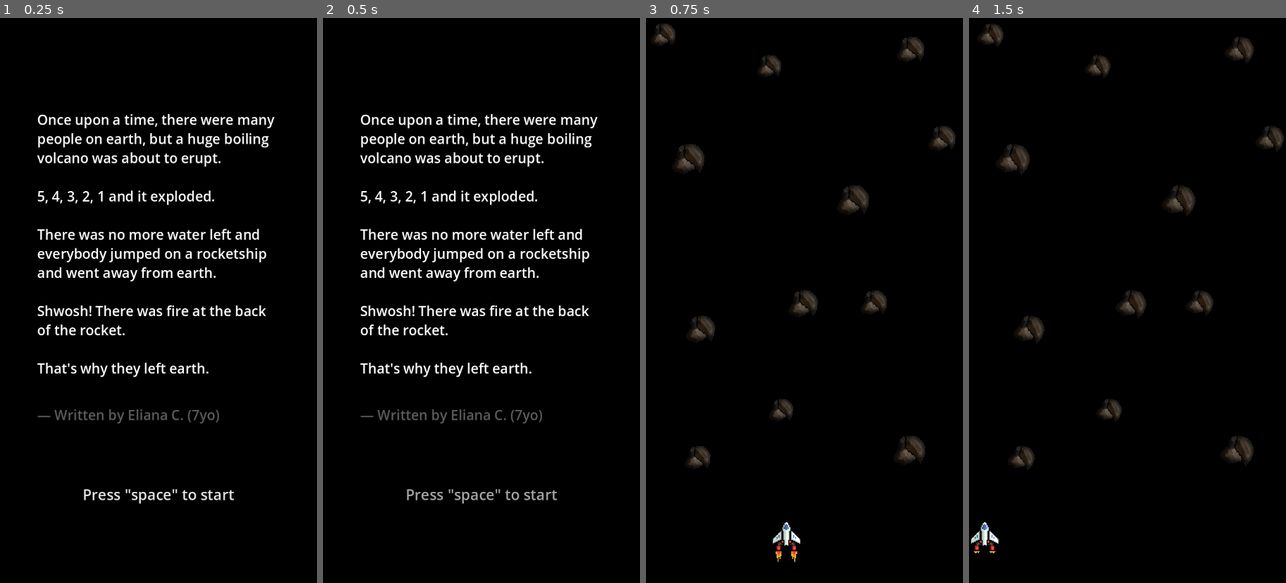
Above: before the commit, frames 1-4 (left to right).
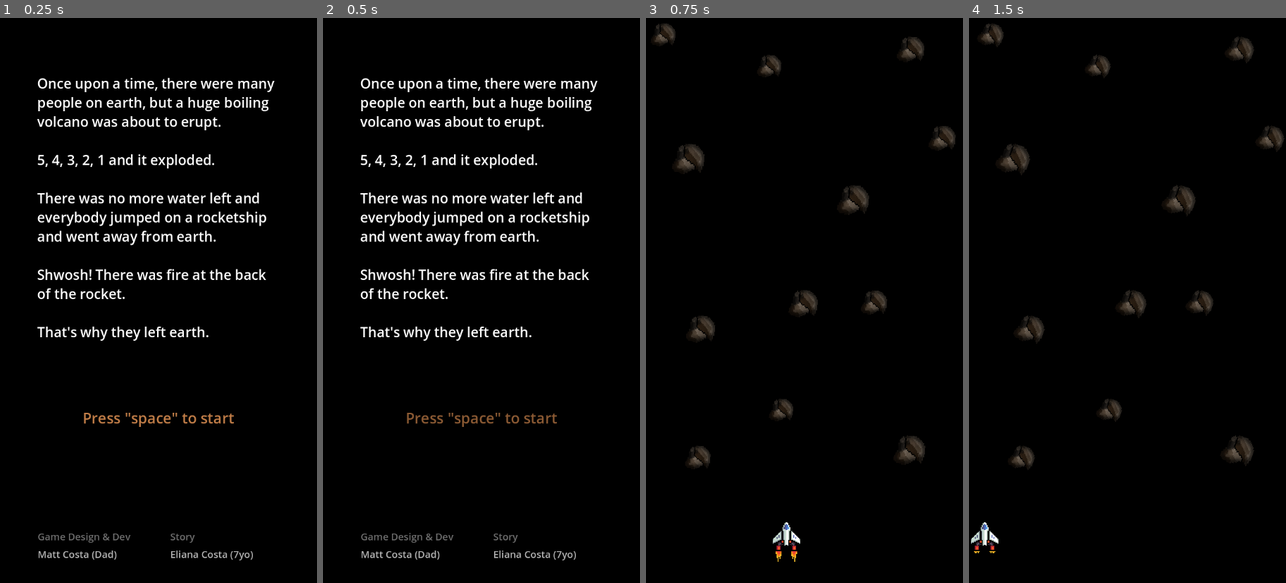
Above: after the commit, the same moments.

Repository: matheusbaumgart/oneshot-space
Game: Godot game, scene res://scenes/intro.tscn
Two runs of this game, one before a commit and one after it. Both use one fixed random seed, a clock stepped at 60 frames per second and the inputs below.
Inputs (mouse positions are in pixels of both pictures, inside the frame that each line leads up to):
- Up to frame 1 (0.25 s): no input
- Up to frame 2 (0.5 s): no input
- Up to frame 3 (0.75 s): tap Space (move_up) at 0.5 s; move the mouse to (874, 272) at 0.52 s; hold Space (move_up) from 0.53 s (still down); click (874, 272) at 0.67 s
- Up to frame 4 (1.5 s): move the mouse to (1064, 328) at 1.27 s; release Space (move_up) at 1.28 s

The runs differ from the first frame. In frame 1, 11% of the frame differs, in the area x 11-87%, y 10-96%; in frame 2, 11%; in frame 3, nothing differs; in frame 4, nothing differs.

Commit message:
new web build

Diff:
--- a/scenes/intro.tscn
+++ b/scenes/intro.tscn
@@ -31,9 +31,9 @@
 anchor_right = 1.0
 anchor_bottom = 1.0
 offset_left = 76.0
-offset_top = 61.0
+offset_top = 109.0
 offset_right = -72.0
-offset_bottom = -291.0
+offset_bottom = -486.0
 grow_horizontal = 2
 grow_vertical = 2
 theme_override_font_sizes/normal_font_size = 28
@@ -48,19 +48,43 @@
 That's why they left earth."
 vertical_alignment = 1
 
-[node name="RichTextLabel2" type="RichTextLabel" parent="CanvasLayer"]
-anchors_preset = 15
-anchor_right = 1.0
-anchor_bottom = 1.0
-offset_left = 76.0
-offset_top = 770.0
-offset_right = -72.0
-offset_bottom = -302.0
-grow_horizontal = 2
-grow_vertical = 2
-theme_override_colors/default_color = Color(0.364084, 0.364084, 0.364084, 1)
-theme_override_font_sizes/normal_font_size = 28
-text = "— Written by Eliana C. (7yo)"
-vertical_alignment = 1
+[node name="PulsingLabel" parent="CanvasLayer" instance=ExtResource("4_i2l1n")]
+offset_top = 218.0
+offset_bottom = 260.0
+theme_override_colors/font_color = Color(0.848901, 0.550794, 0.316035, 1)
 
-[node name="PulsingLabel" parent="CanvasLayer" instance=ExtResource("4_i2l1n")]
+[node name="Label" type="Label" parent="CanvasLayer"]
+offset_left = 77.0
+offset_top = 1043.0
+offset_right = 267.0
+offset_bottom = 1071.0
+theme_override_colors/font_color = Color(0.43712, 0.43712, 0.43712, 1)
+theme_override_font_sizes/font_size = 20
+text = "Game Design & Dev"
+
+[node name="Label2" type="Label" parent="CanvasLayer"]
+offset_left = 77.0
+offset_top = 1079.0
+offset_right = 249.0
+offset_bottom = 1107.0
+theme_override_colors/font_color = Color(0.718381, 0.718381, 0.718381, 1)
+theme_override_font_sizes/font_size = 20
+text = "Matt Costa (Dad)"
+
+[node name="Label3" type="Label" parent="CanvasLayer"]
+offset_left = 348.0
+offset_top = 1043.0
+offset_right = 520.0
+offset_bottom = 1071.0
+theme_override_colors/font_color = Color(0.43712, 0.43712, 0.43712, 1)
+theme_override_font_sizes/font_size = 20
+text = "Story"
+
+[node name="Label4" type="Label" parent="CanvasLayer"]
+offset_left = 348.0
+offset_top = 1079.0
+offset_right = 586.0
+offset_bottom = 1109.0
+theme_override_colors/font_color = Color(0.718381, 0.718381, 0.718381, 1)
+theme_override_font_sizes/font_size = 20
+text = "Eliana Costa (7yo)"
Not shown, changed: docs/index.html
Not shown, changed: docs/index.pck
Not shown, changed: export/mac/OneShot Space.dmg
